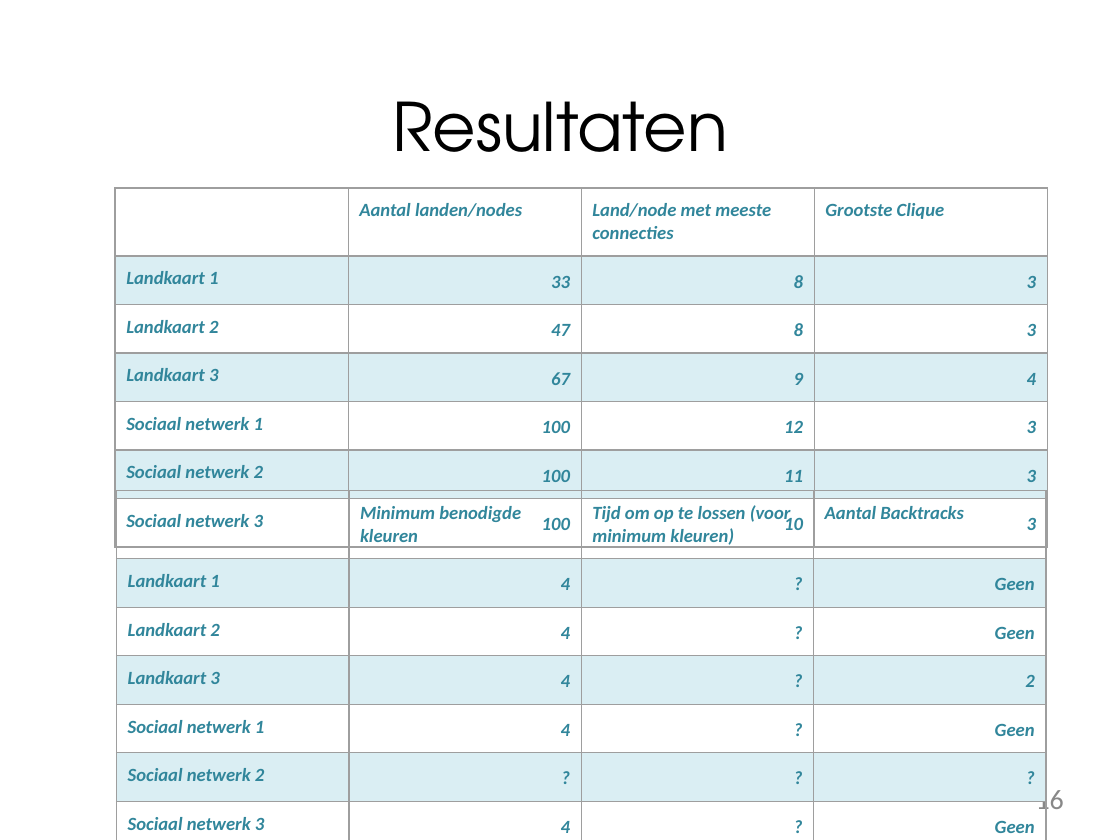
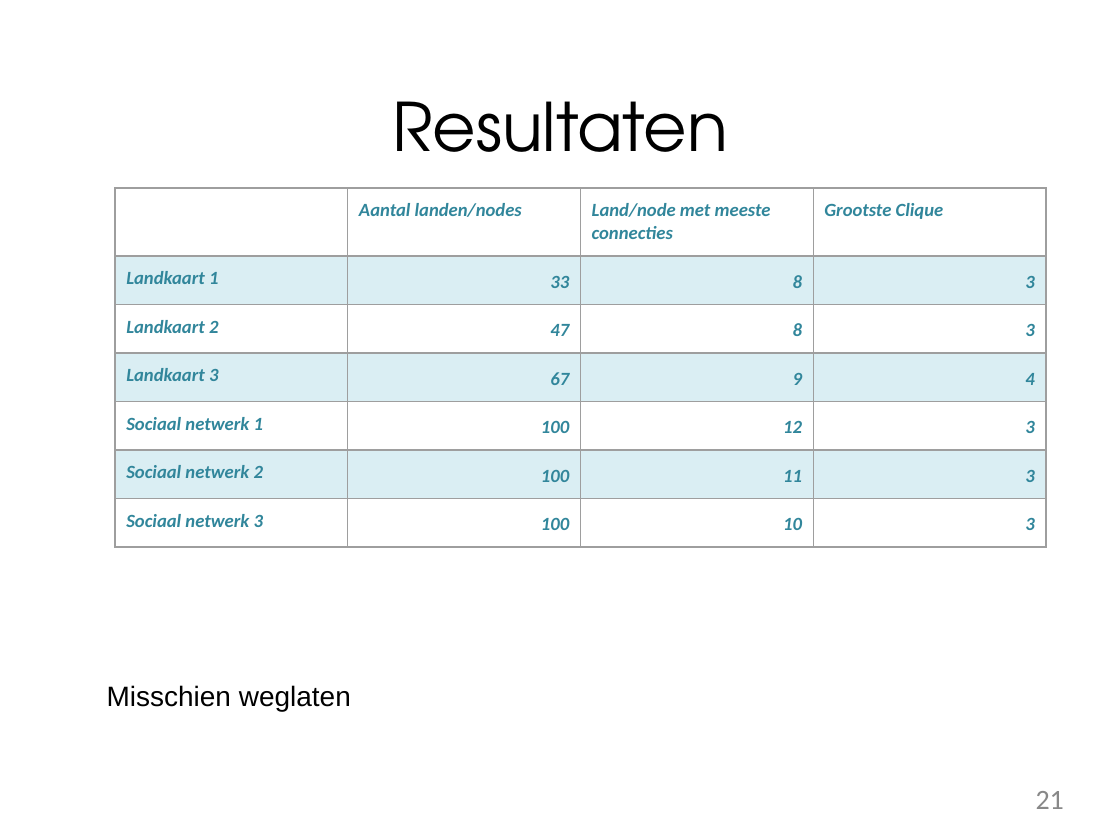
Before and after one commit to ekgorter/-c0ffee, a slide deck: slide 21 of Presentatie 3 Kaartkleuren.pptx (slide 16 before the commit). Drawn at 1120x840 pixels with LibreOffice and Linux fonts; fonts in the diff are those of the drawing; background and template pictures are left out. Boxes give left, top, right and bottom in pixels: in the first picture for what was removed or moved away, otherwise in the second. Text is boxed around its words. In the diff, an @@ line names an element or a change of style, - is before the commit and + after.

```diff
--- a/Presentatie 3 Kaartkleuren.pptx
+++ b/Presentatie 3 Kaartkleuren.pptx
@@ table: place and size @@
-table at bbox=[115, 188, 1047, 834]
+table at bbox=[115, 188, 1047, 544]
@@ table removed at bbox=[116, 491, 1044, 837], 7 rows, 4 columns @@
- | Minimum benodigde kleuren | Tijd om op te lossen (voor minimum kleuren) | Aantal Backtracks
-Landkaart 1 | 4 | ? | Geen
-Landkaart 2 | 4 | ? | Geen
-Landkaart 3 | 4 | ? | 2
-Sociaal netwerk 1 | 4 | ? | Geen
-Sociaal netwerk 2 | ? | ? | ?
-Sociaal netwerk 3 | 4 | ? | Geen
@@ text added at bbox=[107, 685, 351, 711], 18 pt, text #000000 @@
+Misschien weglaten
@@ page number at bbox=[1036, 791, 1064, 809]: text changed @@
-16
+21
```
Also in this commit, not shown: 13 other slides changed, 6 slides added, 2 slides removed.
